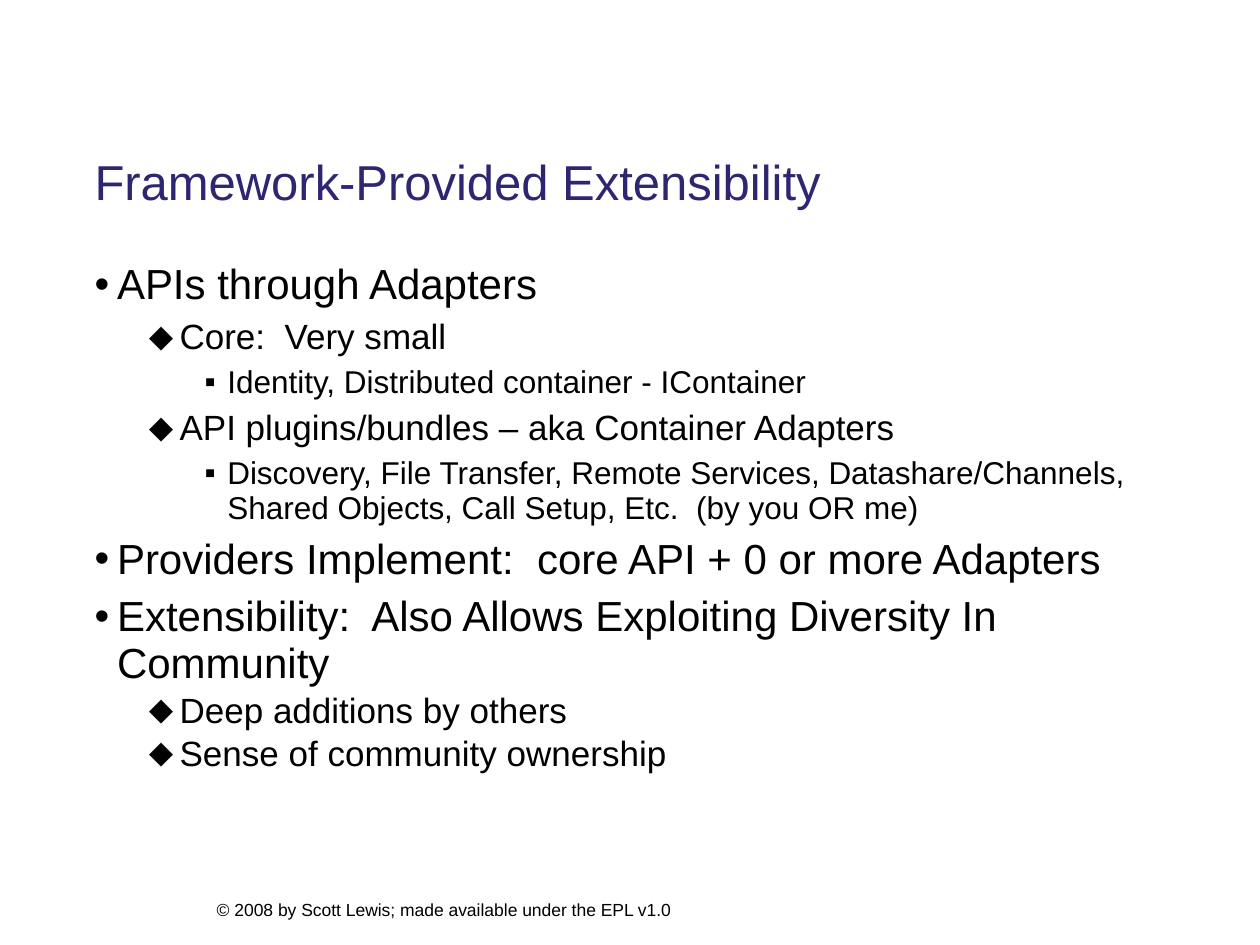
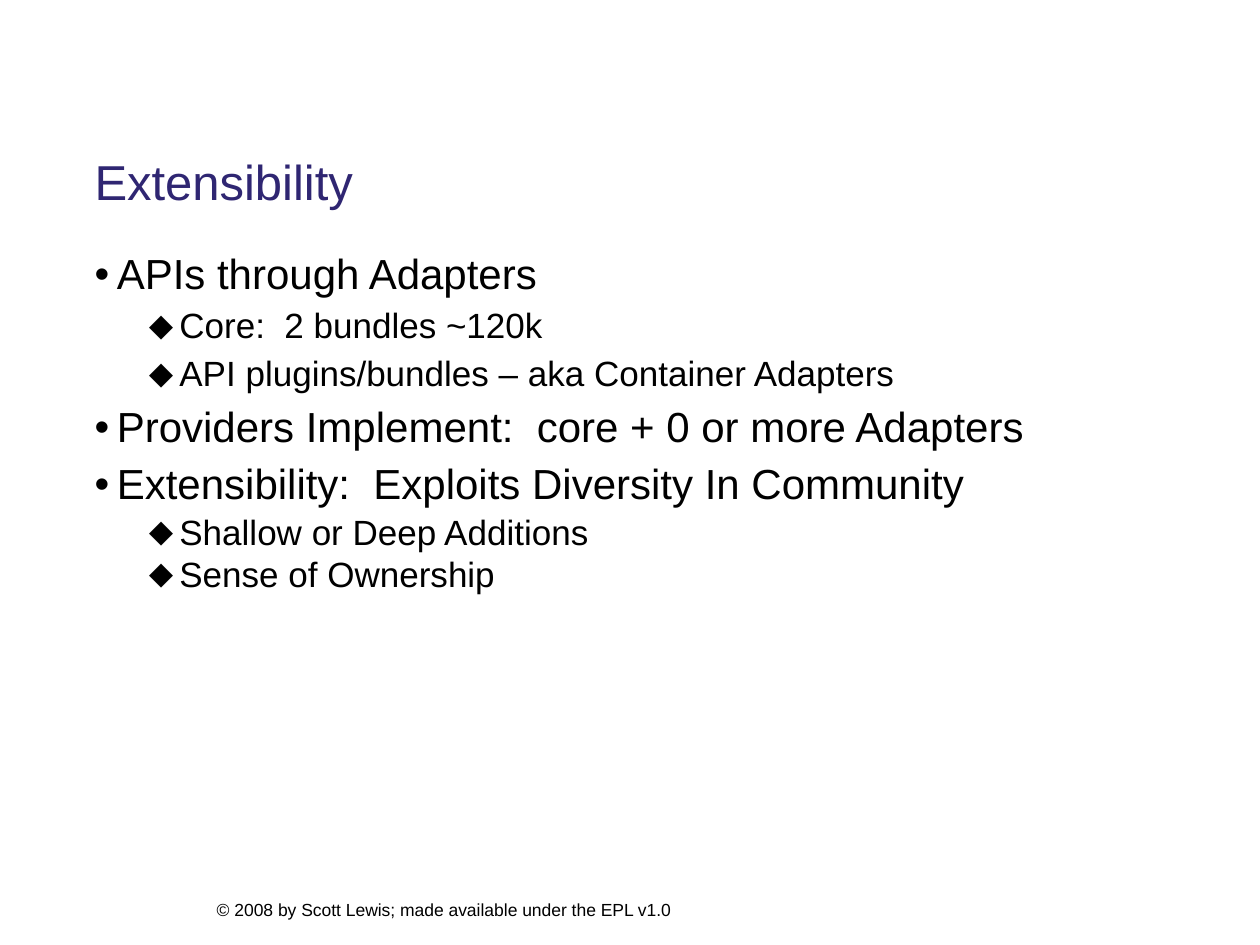
Before and after one commit to eclipse/ecf-website, a slide deck: slide 10 of presentations/eclipsecon2008/longtalk134/ecf_eclipsecon2008_134_DRAFT.ppt (slide 11 before the commit). Drawn at 1260x945 pixels with LibreOffice and Linux fonts; fonts in the diff are those of the drawing; background and template pictures are left out. Boxes give left, top, right and bottom in pixels: in the first picture for what was removed or moved away, otherwise in the second. Text is boxed around its words. In the diff, an @@ line names an element or a change of style, - is before the commit and + after.

```diff
--- a/presentations/eclipsecon2008/longtalk134/ecf_eclipsecon2008_134_DRAFT.ppt
+++ b/presentations/eclipsecon2008/longtalk134/ecf_eclipsecon2008_134_DRAFT.ppt
@@ title at <box>94,164,352,210</box>: text changed @@
-Framework-Provided Extensibility
+Extensibility
@@ text "APIs through Adapters": place and size @@
-text "APIs through Adapters" at <box>117,268,1125,773</box>
+text "APIs through Adapters" at <box>117,258,1023,594</box>
@@ text at <box>179,312,542,339</box>: text changed; size 18 to 20 pt @@
-  ⬥ Core: Very small
-    ▪ Identity, Distributed container - IContainer
+  ⬥ Core: 2 bundles ~120k
@@ text at <box>179,360,894,393</box>: indent changed @@
@@ text at <box>117,411,1023,594</box>: text changed; size 18 to 24 pt @@
-    ▪ Discovery, File Transfer, Remote Services, Datashare/Channels, Shared Objects, Call Setup, Etc. (by you OR me)
-• Providers Implement: core API + 0 or more Adapters
-• Extensibility: Also Allows Exploiting Diversity In Community
-  ⬥ Deep additions by others
-  ⬥ Sense of community ownership
+• Providers Implement: core + 0 or more Adapters
+• Extensibility: Exploits Diversity In Community
+  ⬥ Shallow or Deep Additions
+  ⬥ Sense of Ownership
```
Also in this commit, not shown: 18 other slides changed, 1 slide removed, 2 other files.
